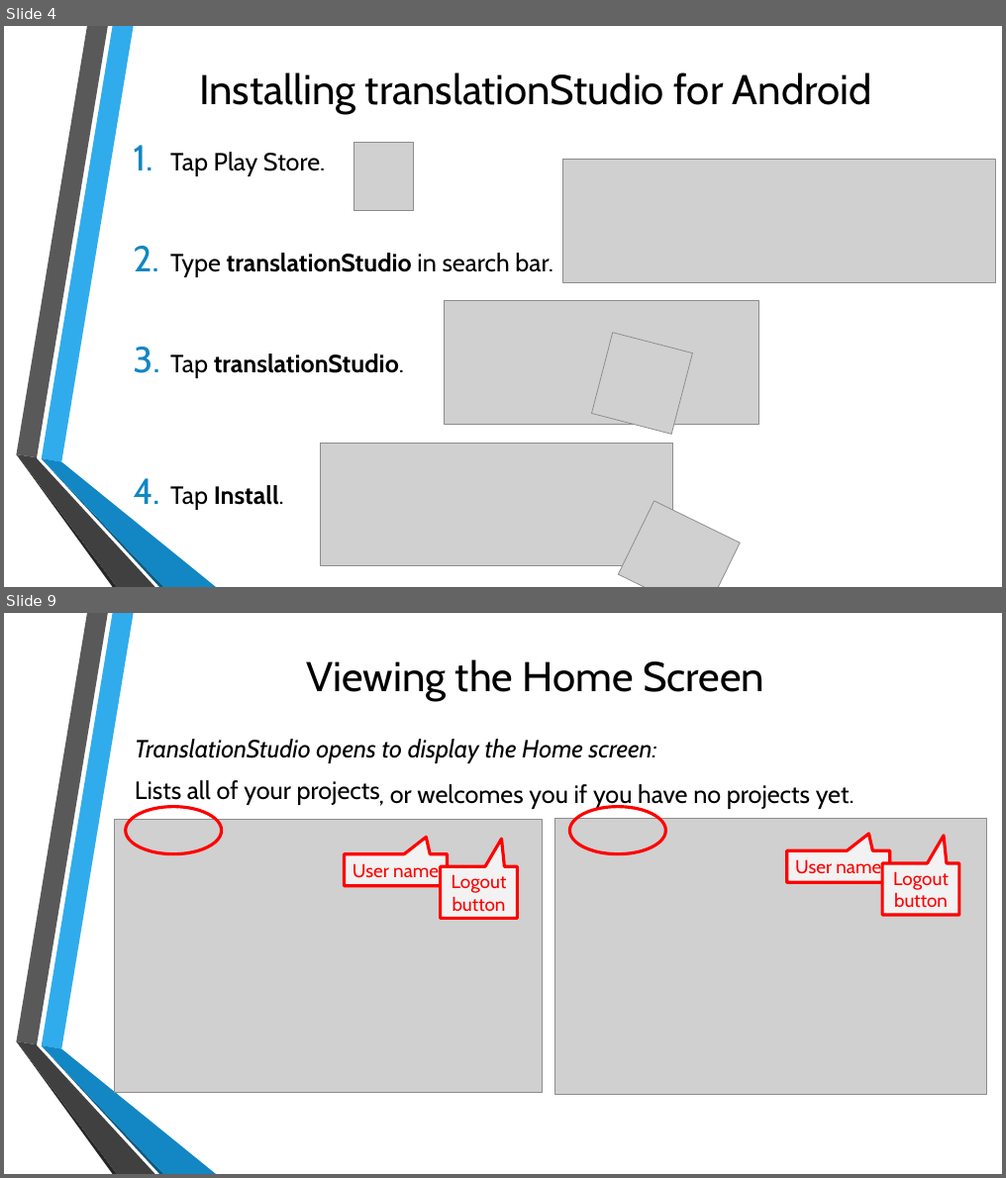
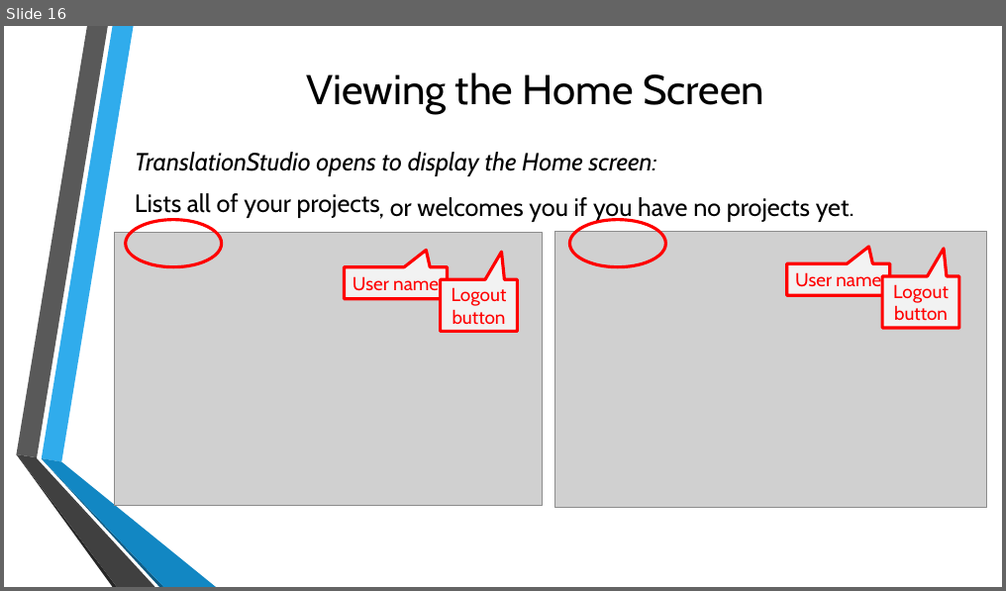
Before and after one commit to unfoldingWord-dev/translationStudio-Info, a slide deck: docs/GetStarted.pptx. Shown one above the other, each under a label of ours: slides 4 and 9 before the commit, slide 16 after it; the slides between them are not shown. The pictures are 1006x1178 and 1006x591 pixels, drawn with LibreOffice and Linux fonts; fonts in the diff are those of the drawing; grey boxes stand for pictures; background and template pictures are left out. Boxes give left, top, right and bottom in pixels: in the first picture for what was removed or moved away, otherwise in the second. Text is boxed around its words. In the diff, an @@ line names an element or a change of style, - is before the commit and + after.

```diff
--- a/docs/GetStarted.pptx
+++ b/docs/GetStarted.pptx
@@ slide 4 removed at (x1=4, y1=26, x2=1002, y2=587), background picture (left out); not listed: 6 template elements that a slide beside it also shows @@
@@ title removed at (x1=199, y1=73, x2=872, y2=114) @@
-Installing translationStudio for Android
@@ picture removed at (x1=354, y1=143, x2=414, y2=211) @@
@@ text removed at (x1=170, y1=152, x2=553, y2=510) @@
-1. Tap Play Store.
-2. Type translationStudio in search bar.
-3. Tap translationStudio.
-4. Tap Install.
@@ picture removed at (x1=562, y1=159, x2=995, y2=282) @@
@@ picture removed at (x1=445, y1=301, x2=758, y2=425) @@
@@ picture removed at (x1=591, y1=333, x2=692, y2=435) @@
@@ picture removed at (x1=320, y1=443, x2=673, y2=565) @@
@@ picture removed at (x1=618, y1=501, x2=741, y2=587) @@
@@ what was slide 9 is now slide 16 @@
```
Also in this commit, not shown: 7 slides changed, 9 slides added, 1 other slide removed, 1 other file.
